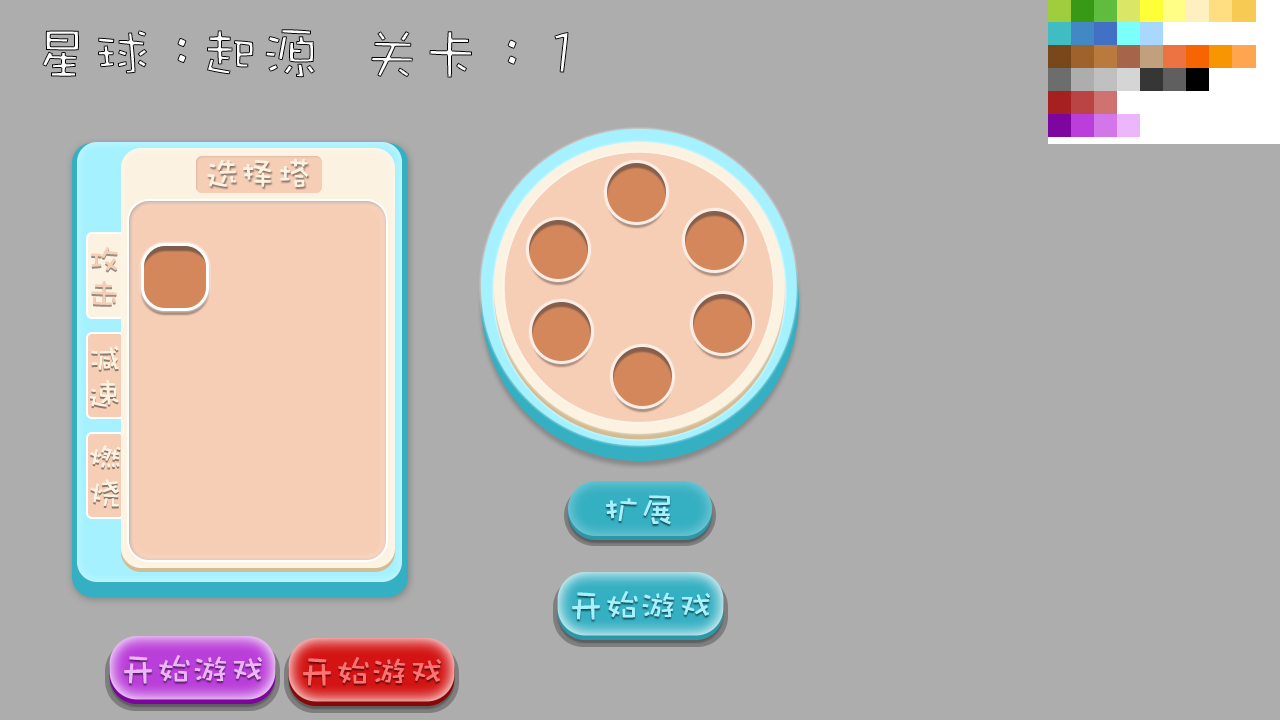
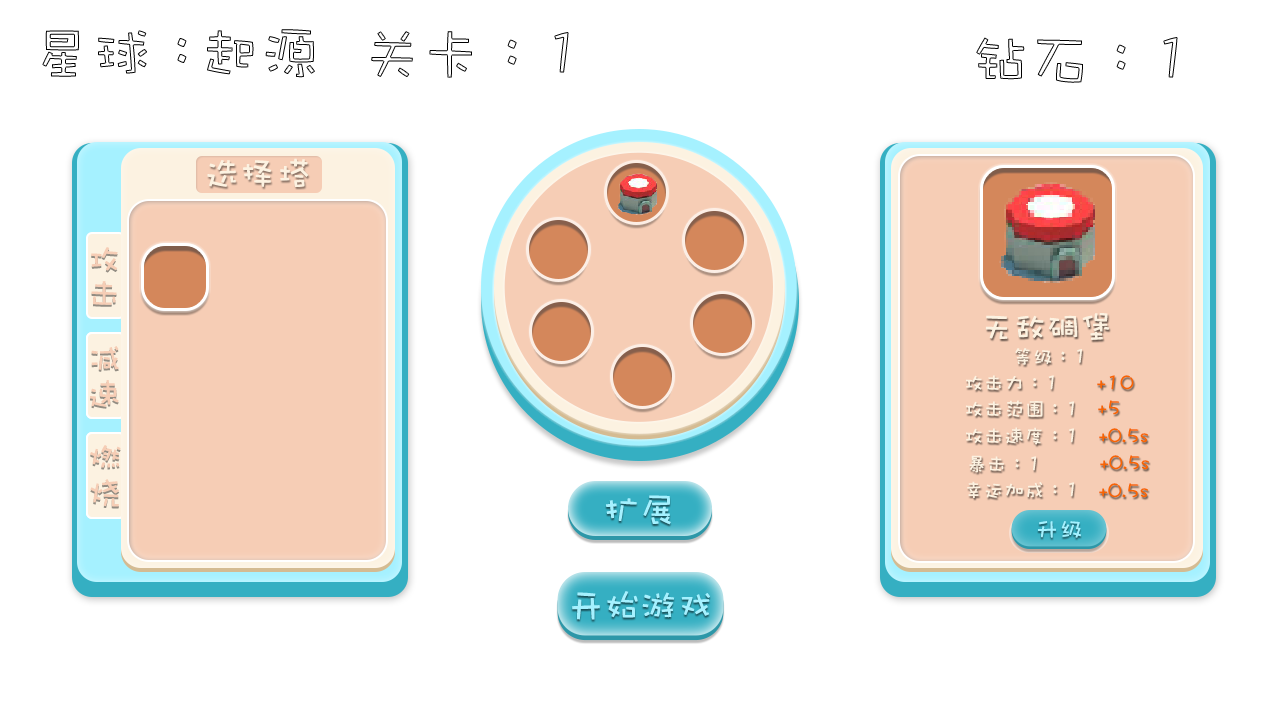
The second 1280×720 image is a revision of the first. Changes to its layers:
added group "组 8" with 12 layers above "图层 5 拷贝 2" over [966, 312, 1149, 498]
added layer "图层 5 拷贝 2" above "组 7" over [999, 182, 1095, 283]
added group "组 7" with 4 layers above "组 6 拷贝 3" over [156, 0, 888, 720]
painted on "圆角矩形 5" (1st of 5, in "组 6 拷贝 3") over [553, 576, 728, 647]
hid group "组 6 拷贝 2" (4 layers) over [284, 638, 459, 713]
hid group "组 6 拷贝" (4 layers) over [105, 636, 280, 711]
added group "组 6 拷贝 4" with 4 layers above "组 6" over [1009, 510, 1109, 553]
added layer "圆角矩形 5" (4th of 5, in "组 6 拷贝 4") in group "组 6 拷贝 4" over [1009, 512, 1109, 553]
added layer "钻石：1" above "关卡：1" over [976, 37, 1178, 83]
hid "图层 2" over [1048, 0, 1256, 144]
added group "组 14" with 8 layers above "组 2" over [880, 142, 1216, 597]
added group "组 2 拷贝" with 1 layers in group "组 14" over [980, 165, 1115, 300]
added layer "圆角矩形 4 拷贝" (1st of 2, in "组 14" › "组 2 拷贝") in group "组 2 拷贝" over [980, 165, 1115, 300]
added group "组 1 拷贝" with 5 layers in group "组 14" over [880, 142, 1216, 597]
added layer "圆角矩形 1 拷贝 6" (1st of 2, in "组 14" › "组 1 拷贝") in group "组 1 拷贝" over [900, 156, 1193, 561]
added layer "圆角矩形 1 拷贝 5" (1st of 2, in "组 14" › "组 1 拷贝") in group "组 1 拷贝" over [891, 148, 1203, 568]
added layer "圆角矩形 1 拷贝 4" (1st of 2, in "组 14" › "组 1 拷贝") in group "组 1 拷贝" over [891, 152, 1203, 572]
added layer "圆角矩形 1 拷贝 3" (1st of 2, in "组 14" › "组 1 拷贝") in group "组 1 拷贝" over [885, 142, 1210, 582]
added layer "圆角矩形 1 拷贝 2" (1st of 2, in "组 14" › "组 1 拷贝") in group "组 1 拷贝" over [880, 143, 1216, 597]
added group "组 10" with 2 layers in group "组 1" over [72, 142, 408, 597]
moved "圆角矩形 1 拷贝 3" (2nd of 2, in "组 1" › "组 10") into group "组 10" over [77, 142, 402, 519]
moved "圆角矩形 1 拷贝 2" (2nd of 2, in "组 1" › "组 10") into group "组 10" over [72, 143, 408, 597]
hid "图层 0" over [0, 0, 1280, 720]
…and 28 more changes (24 added, 4 stack)
